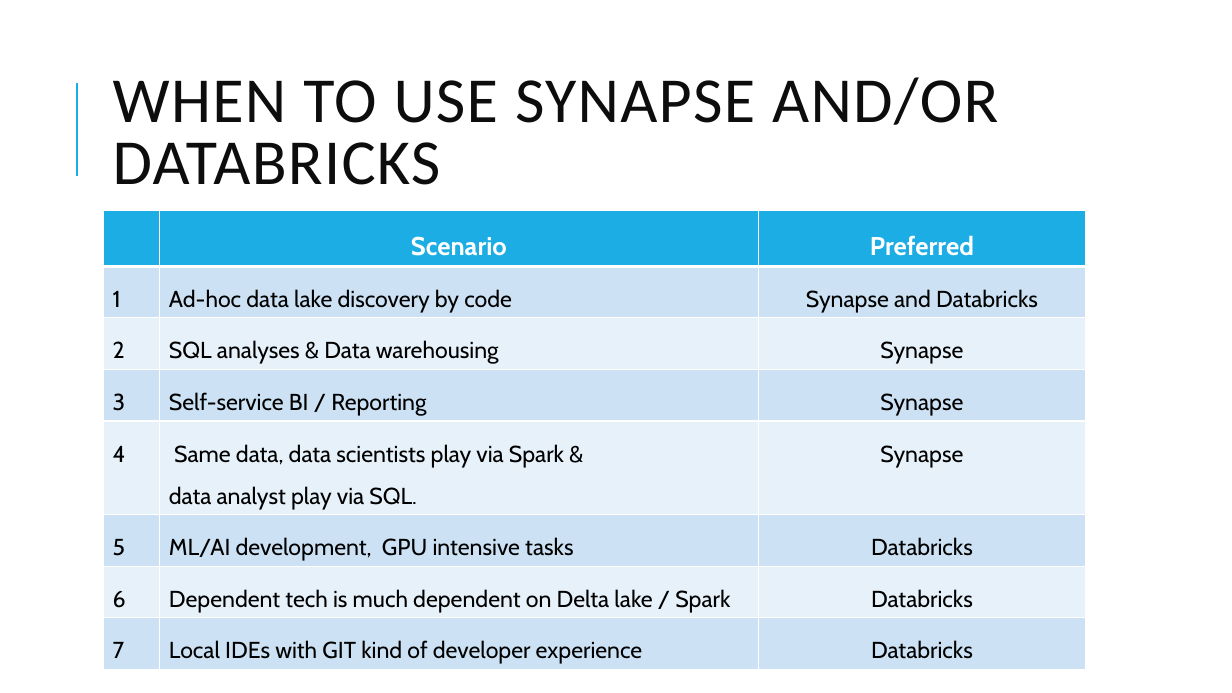
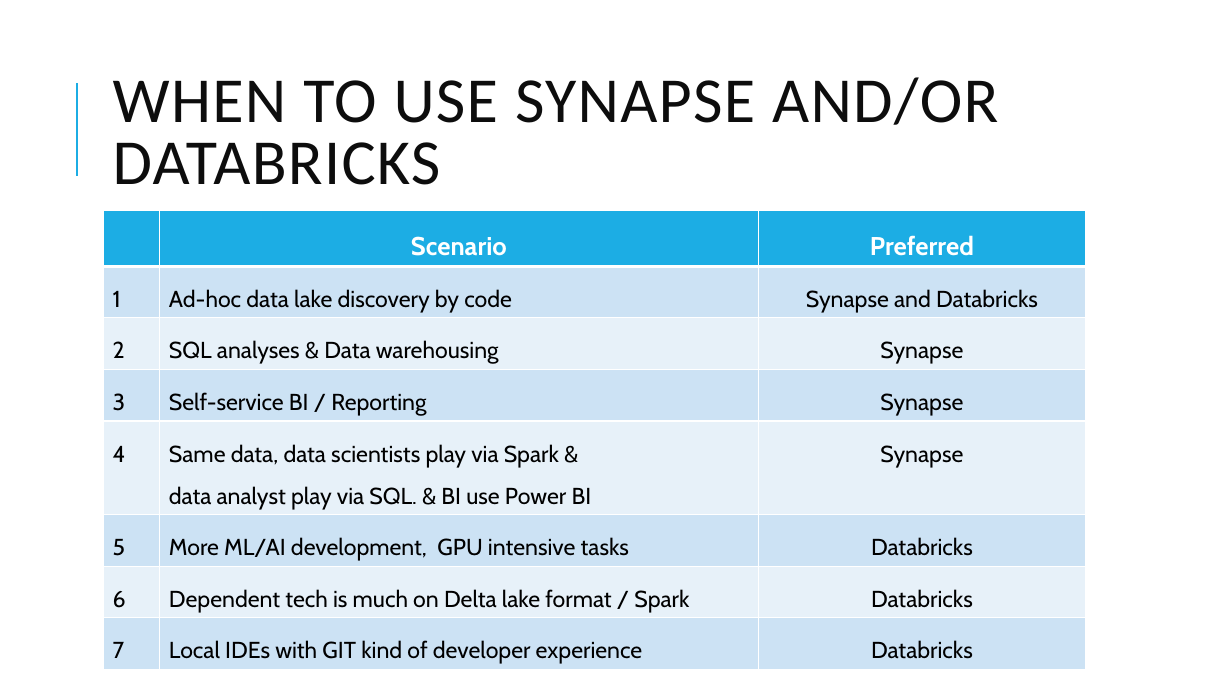
Before and after one commit to dinesarun/common, a slide deck: slide 18 of sessions/GAB 2021/Choosing right Data Service.pptx (slide 16 before the commit). Drawn at 1232x693 pixels with LibreOffice and Linux fonts; fonts in the diff are those of the drawing. Boxes give left, top, right and bottom in pixels: in the first picture for what was removed or moved away, otherwise in the second. Text is boxed around its words. In the diff, an @@ line names an element or a change of style, - is before the commit and + after.

```diff
--- a/sessions/GAB 2021/Choosing right Data Service.pptx
+++ b/sessions/GAB 2021/Choosing right Data Service.pptx
@@ table at (104,210,1086,668) @@
-row 5, column 2: Same data, data scientists play via Spark & / data analyst play via SQL.
+row 5, column 2: Same data, data scientists play via Spark & / data analyst play via SQL. & BI use Power BI
-row 6, column 2: ML/AI development, GPU intensive tasks
+row 6, column 2: More ML/AI development, GPU intensive tasks
-row 7, column 2: Dependent tech is much dependent on Delta lake / Spark
+row 7, column 2: Dependent tech is much on Delta lake format / Spark
```
Also in this commit, not shown: 14 other slides changed, 2 slides added.
